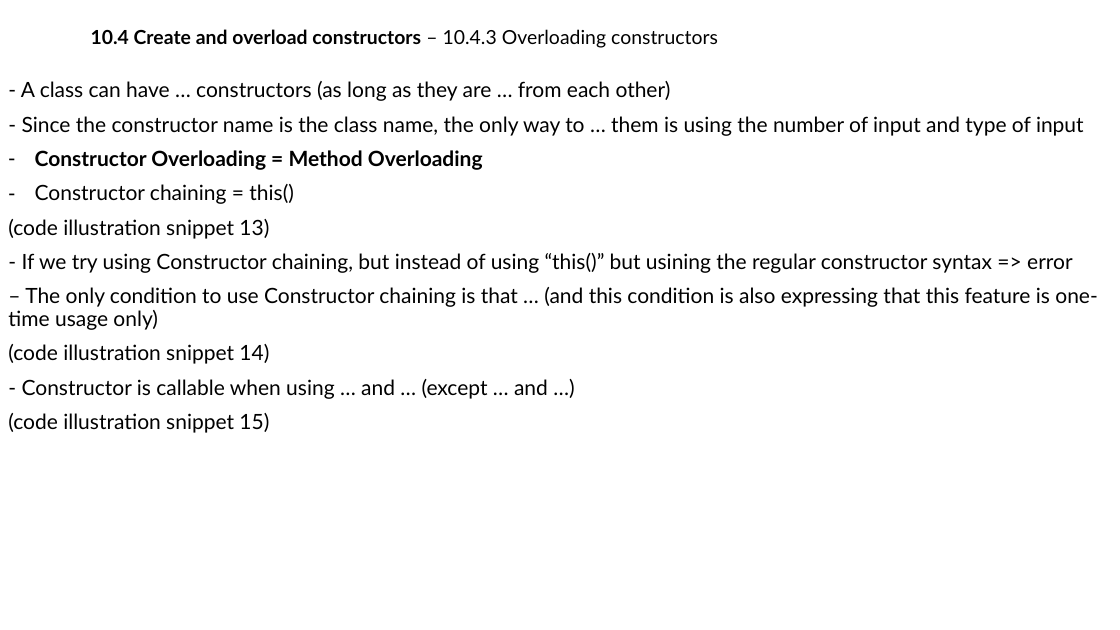
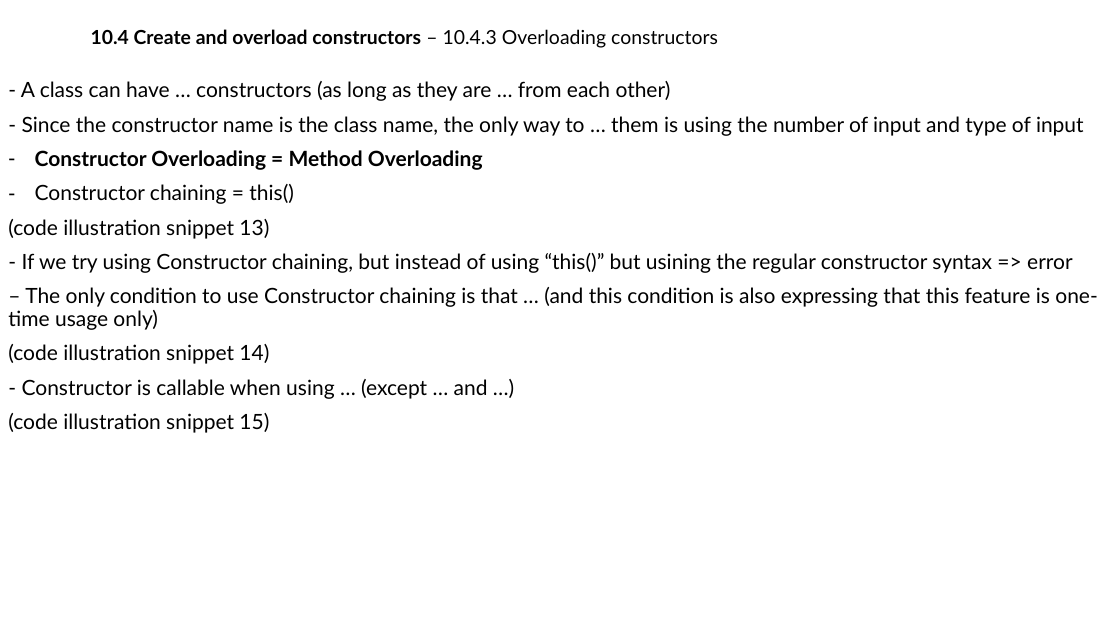
Before and after one commit to MaiDinhVinh/CS-Java, a slide deck: slide 11 of Java SE 8 Teaching Material/Chapter 10 - Classes and Constructors.pptx. Drawn at 1120x630 pixels with LibreOffice and Linux fonts; fonts in the diff are those of the drawing. Boxes give left, top, right and bottom in pixels: in the first picture for what was removed or moved away, otherwise in the second. Text is boxed around its words. In the diff, an @@ line names an element or a change of style, - is before the commit and + after.

```diff
--- a/Java SE 8 Teaching Material/Chapter 10 - Classes and Constructors.pptx
+++ b/Java SE 8 Teaching Material/Chapter 10 - Classes and Constructors.pptx
@@ text at (x1=22, y1=379, x2=488, y2=399): text changed @@
-- Constructor is callable when using … and … (except … and …)
+- Constructor is callable when using … (except … and …)
```
Also in this commit, not shown: 3 other slides changed.
